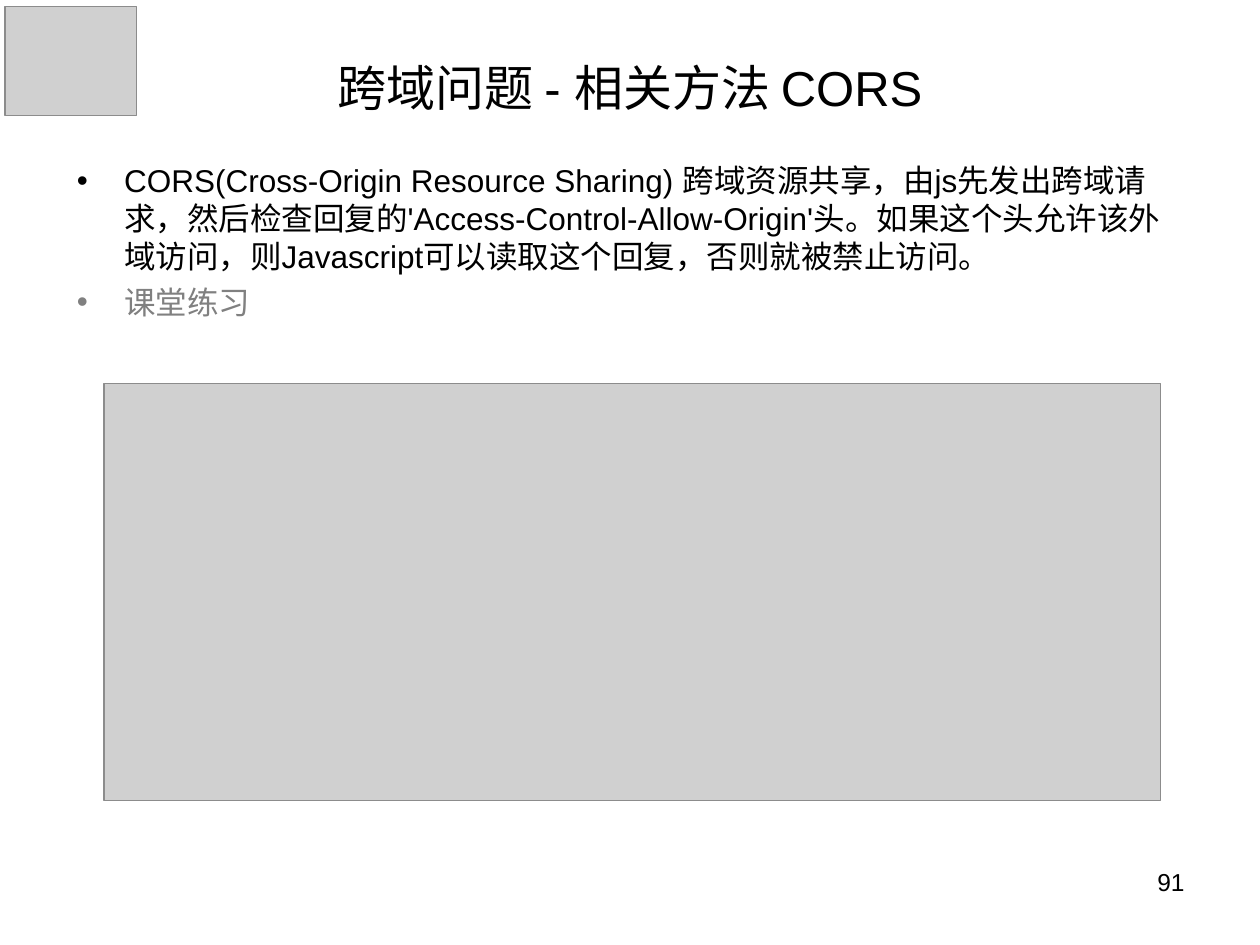
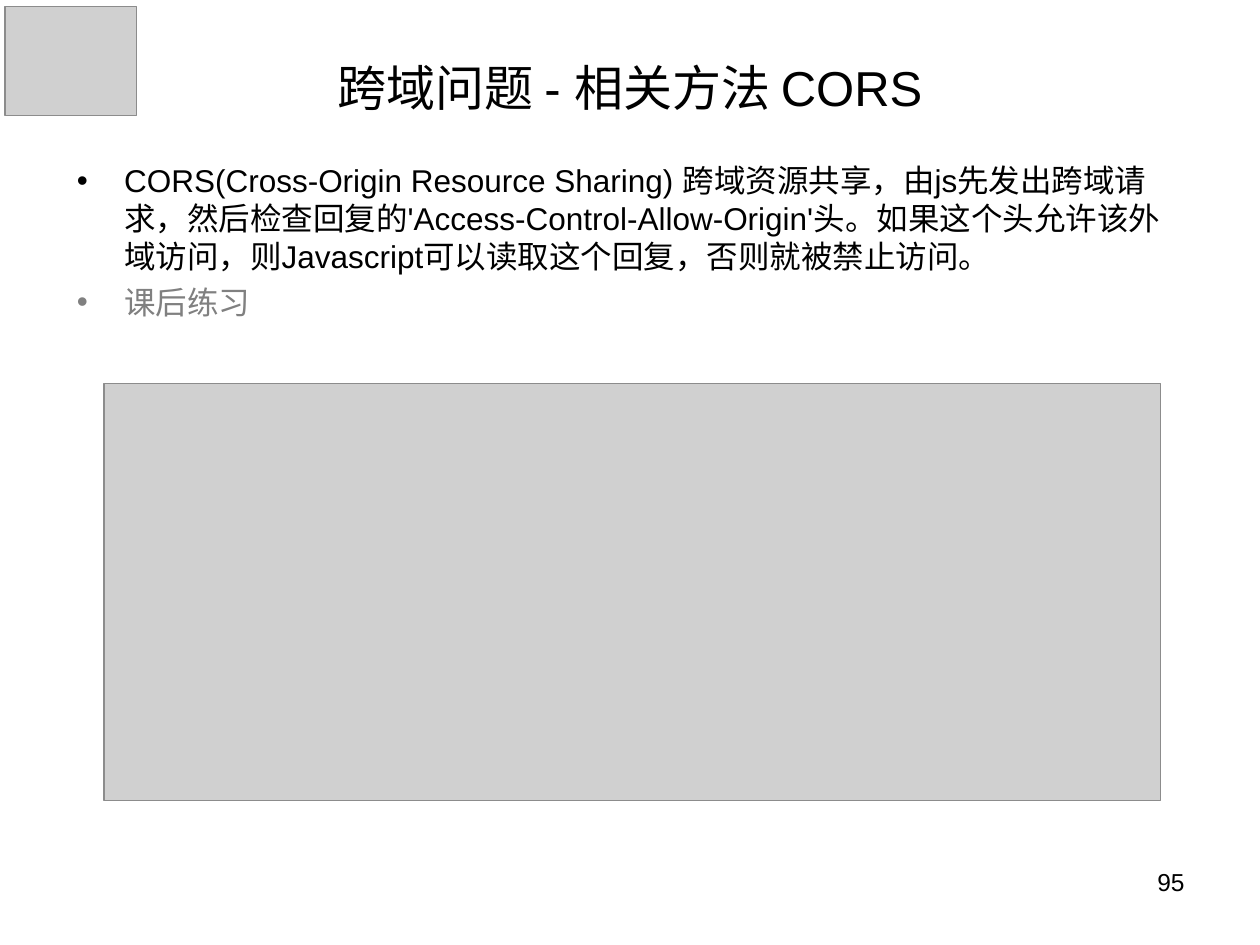
Before and after one commit to panxuepeng/javascript, a slide deck: slide 95 of ppt/第一天课程.ppt (slide 91 before the commit). Drawn at 1260x945 pixels with LibreOffice and Linux fonts; fonts in the diff are those of the drawing; grey boxes stand for pictures. Boxes give left, top, right and bottom in pixels: in the first picture for what was removed or moved away, otherwise in the second. Text is boxed around its words. In the diff, an @@ line names an element or a change of style, - is before the commit and + after.

```diff
--- a/ppt/第一天课程.ppt
+++ b/ppt/第一天课程.ppt
@@ text at [124,287,250,317]: text changed @@
-• 课堂练习
+• 课后练习
@@ page number at [1157,874,1184,892]: text changed @@
-91
+95
```
Also in this commit, not shown: 10 other slides changed, 10 slides added, 4 slides removed, 22 other files.
